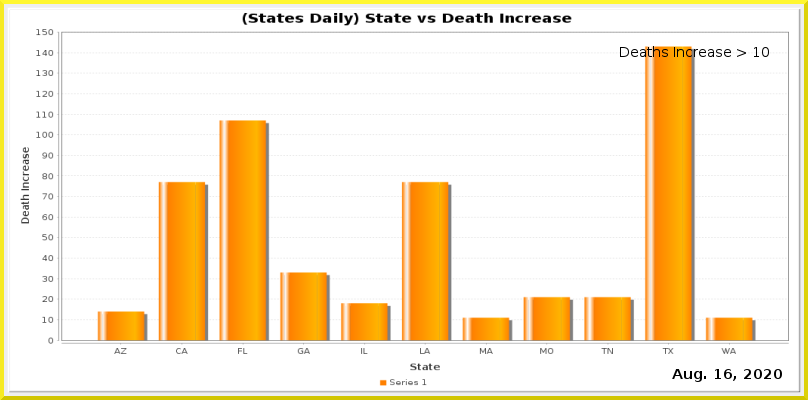
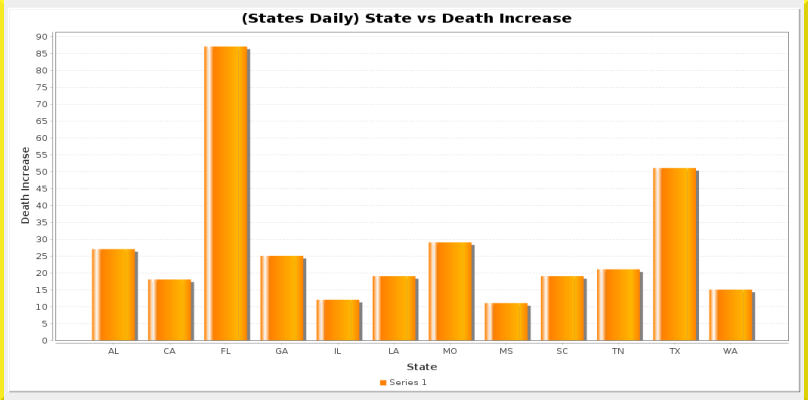
The second 808 x 400 image is a revision of the first. Changes to its layers:
added layer "Pasted Layer" above "Border Layer" over <box>4,0,804,400</box>
painted on "Current Date" over <box>724,369,732,379</box>
